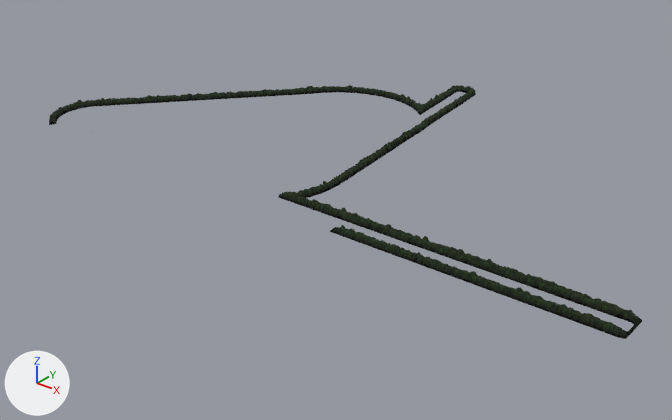
Before and after pictures for a commit that changed the glTF model assets/models/course/planting_belts.glb.
Before and after are seen from a camera (50 mm lens) standing at (2123.0, -1525.0, 970.0) and looking at (653.0, 312.0, -169.0). Arrows for +X, +Y and +Z are at lower left; the lights stay in place. The picture after the commit comes second.

Script lines for the objects in view, before the commit:
```python
me_planting_belt = bpy.data.meshes.new('planting_belt')
me_planting_belt.from_pydata(...)  # 16992 vertices, 29682 faces; spans x -215.0..1634.0, y -58.0..998.0, z 0.0..23.0
me_planting_belt.materials.append(mat_planting_foliage)
ob_planting_belt = bpy.data.objects.new('planting_belt', me_planting_belt)
ob_planting_belt.location = (0.0, 0.0, 0.0)
```
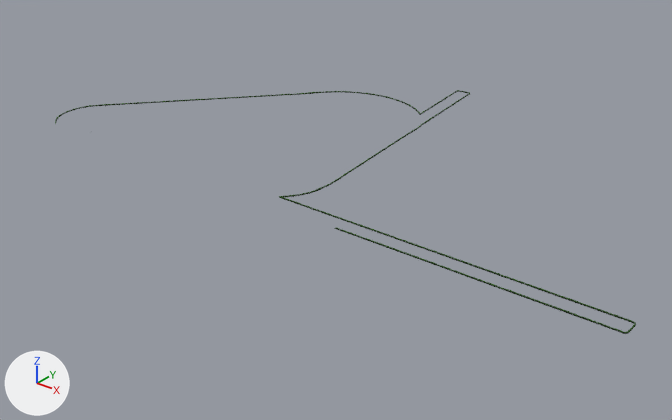
Changed parts and their boxes [x1, y1, x2, y2] in the pictures (672 x 420 px):
'planting_belt', deleted
    before: [49, 85, 642, 339]
'planting_hedge', added
    after: [55, 90, 636, 334]

Patch to the scene script:
```diff
--- a/assets/models/course/planting_belts.glb.py
+++ b/assets/models/course/planting_belts.glb.py
@@ me_planting_hedge @@
+me_planting_hedge.from_pydata(...)  # 22704 vertices, 39718 faces; spans x -196.0..1631.0, y -39.0..979.0, z 0.0..4.0
+me_planting_hedge.materials.append(mat_planting_foliage)
@@ ob_planting_belt @@
-ob_planting_belt = bpy.data.objects.new('planting_belt', me_planting_belt)
-ob_planting_belt.location = (0.0, 0.0, 0.0)
@@ ob_planting_hedge @@
+ob_planting_hedge = bpy.data.objects.new('planting_hedge', me_planting_hedge)
+ob_planting_hedge.location = (0.0, 0.0, 0.0)
```
